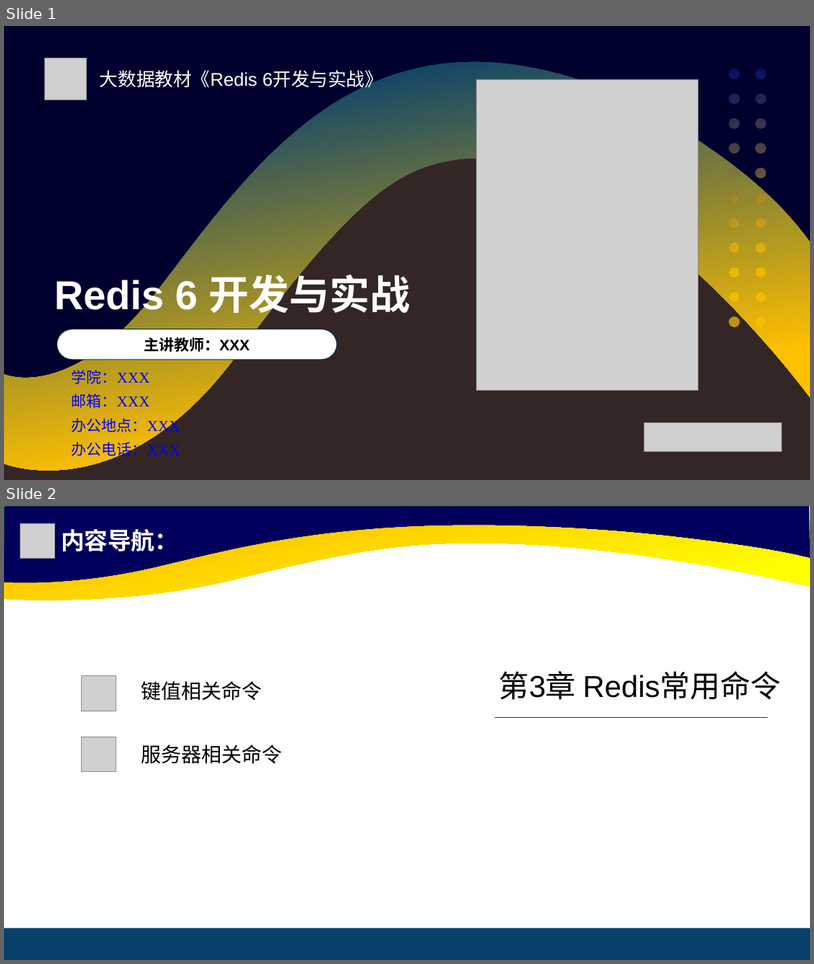
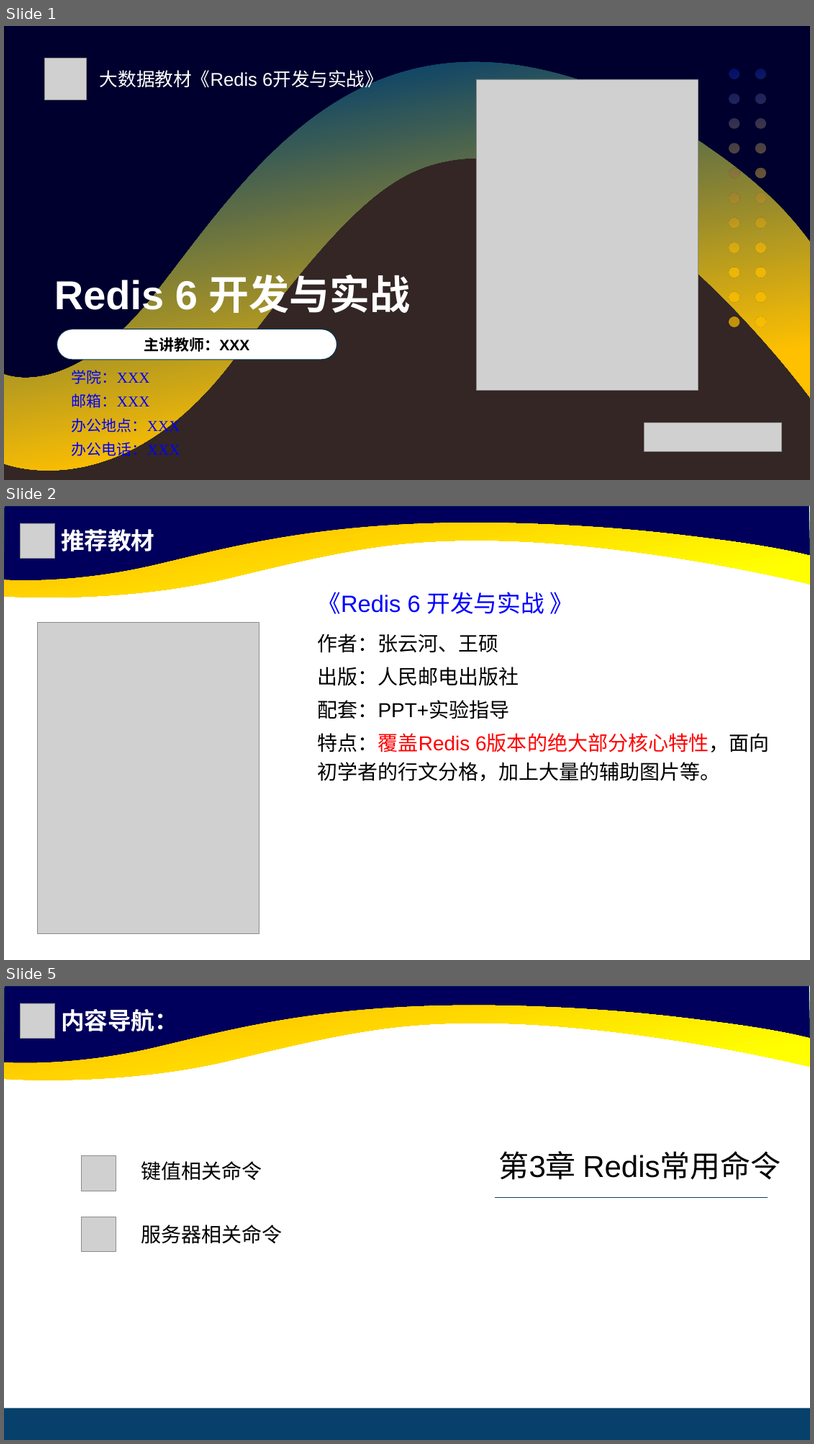
Before and after one commit to cxinping/Redis, a slide deck: ppt/第3章 Redis常用命令.pptx. Shown one above the other, each under a label of ours: slides 1 and 2 before the commit, slides 1, 2 and 5 after it; the slides between them are not shown. The pictures are 814x964 and 814x1444 pixels, drawn with LibreOffice and Linux fonts; fonts in the diff are those of the drawing; grey boxes stand for pictures; background and template pictures are left out. Boxes give left, top, right and bottom in pixels: in the first picture for what was removed or moved away, otherwise in the second. Text is boxed around its words. In the diff, an @@ line names an element or a change of style, - is before the commit and + after.

```diff
--- a/ppt/第3章 Redis常用命令.pptx
+++ b/ppt/第3章 Redis常用命令.pptx
@@ slide 2 added at (4,506,810,960), background #FFFFFF @@
@@ freeform shape added at (4,506,810,589), fill #00005C, outline #05304F 1 pt @@
@@ freeform shape added at (4,523,810,597), fill gradient #FFC000 to #FFFF00 @@
@@ picture added at (21,523,55,559) @@
@@ text added at (61,529,155,551), 28 pt, text #FFFFFF, bold @@
+推荐教材
@@ text added at (318,592,769,781), 24 pt, text #000000 @@
+《Redis 6 开发与实战 》
+作者：张云河、王硕
+出版：人民邮电出版社
+配套：PPT+实验指导
+特点：覆盖Redis 6版本的绝大部分核心特性，面向初学者的行文分格，加上大量的辅助图片等。
@@ picture added at (38,623,260,934) @@
@@ what was slide 2 is now slide 5 @@
```
Also in this commit, not shown: 2 other slides added, 4 other files.
